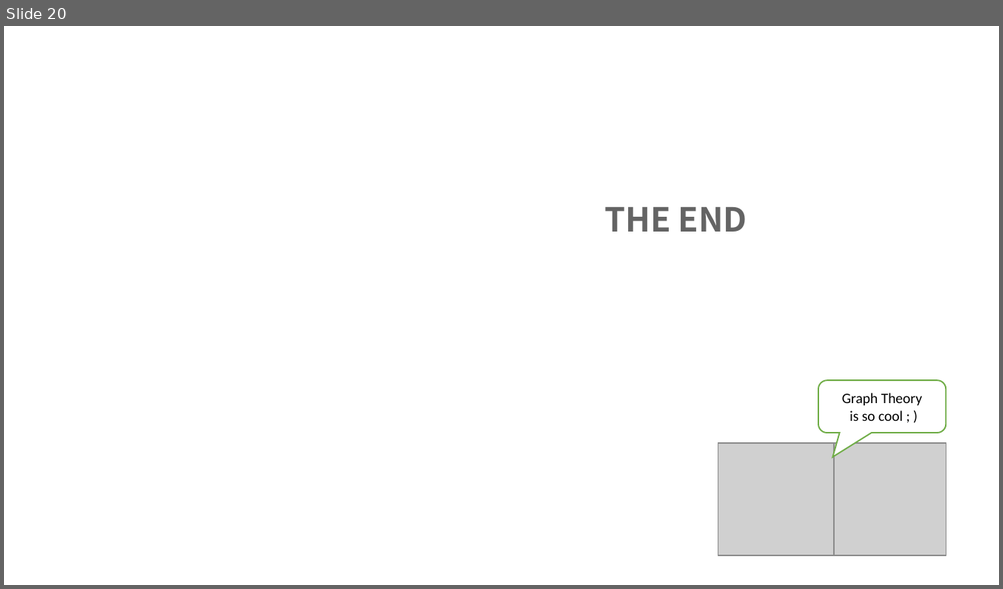
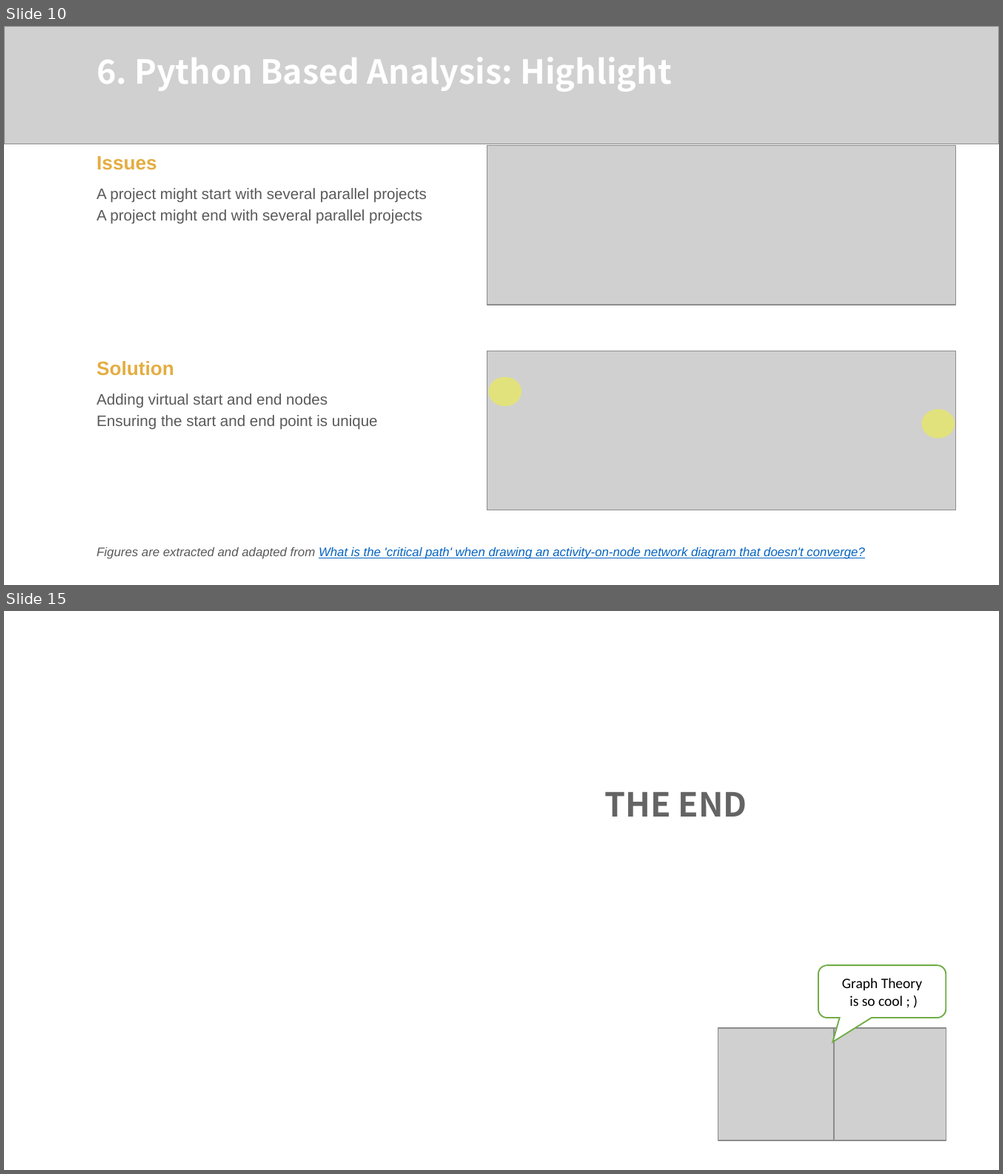
Before and after one commit to z-q-ying/CS-5002-Project, a slide deck: CS_5002_FinalProject_Slides_QiuyingZhou_ZhiweiZhou.pptx. Shown one above the other, each under a label of ours: slide 20 before the commit, slides 10 and 15 after it; the slides between them are not shown. The pictures are 1003x589 and 1003x1174 pixels, drawn with LibreOffice and Linux fonts; fonts in the diff are those of the drawing; grey boxes stand for pictures; background and template pictures are left out. Boxes give left, top, right and bottom in pixels: in the first picture for what was removed or moved away, otherwise in the second. Text is boxed around its words. In the diff, an @@ line names an element or a change of style, - is before the commit and + after.

```diff
--- a/CS_5002_FinalProject_Slides_QiuyingZhou_ZhiweiZhou.pptx
+++ b/CS_5002_FinalProject_Slides_QiuyingZhou_ZhiweiZhou.pptx
@@ slide 10 added at box(4, 26, 999, 585), background #FFFFFF @@
@@ picture added at box(4, 26, 999, 144) @@
@@ text added at box(96, 57, 671, 92), 24 pt, text #FFFFFF, bold @@
+6. Python Based Analysis: Highlight
@@ text added at box(96, 156, 427, 224), 11 pt, text #595959 @@
+Issues
+A project might start with several parallel projects
+A project might end with several parallel projects
@@ picture added at box(486, 145, 955, 304) @@
@@ picture added at box(486, 351, 955, 511) @@
@@ text added at box(96, 361, 378, 430), 11 pt, text #595959 @@
+Solution
+Adding virtual start and end nodes
+Ensuring the start and end point is unique
@@ ellipse added at box(489, 377, 521, 406), fill #FFFF00 at 40% opacity @@
@@ ellipse added at box(921, 410, 954, 439), fill #FFFF00 at 40% opacity @@
@@ text added at box(96, 547, 864, 560), 9 pt, text #0563C1, italic, underline @@
+Figures are extracted and adapted from What is the 'critical path' when drawing an activity-on-node network diagram that doesn't converge?
@@ what was slide 20 is now slide 15 @@
```
Also in this commit, not shown: 9 slides changed, 2 other slides added, 8 slides removed, 1 other file.
